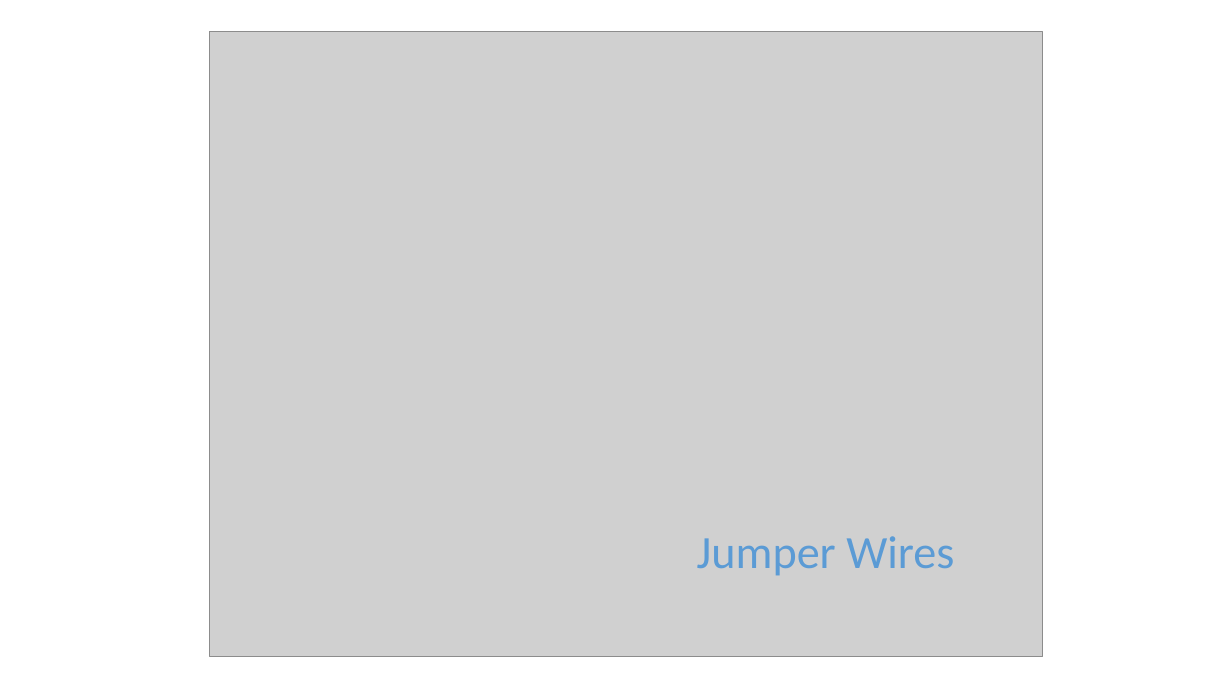
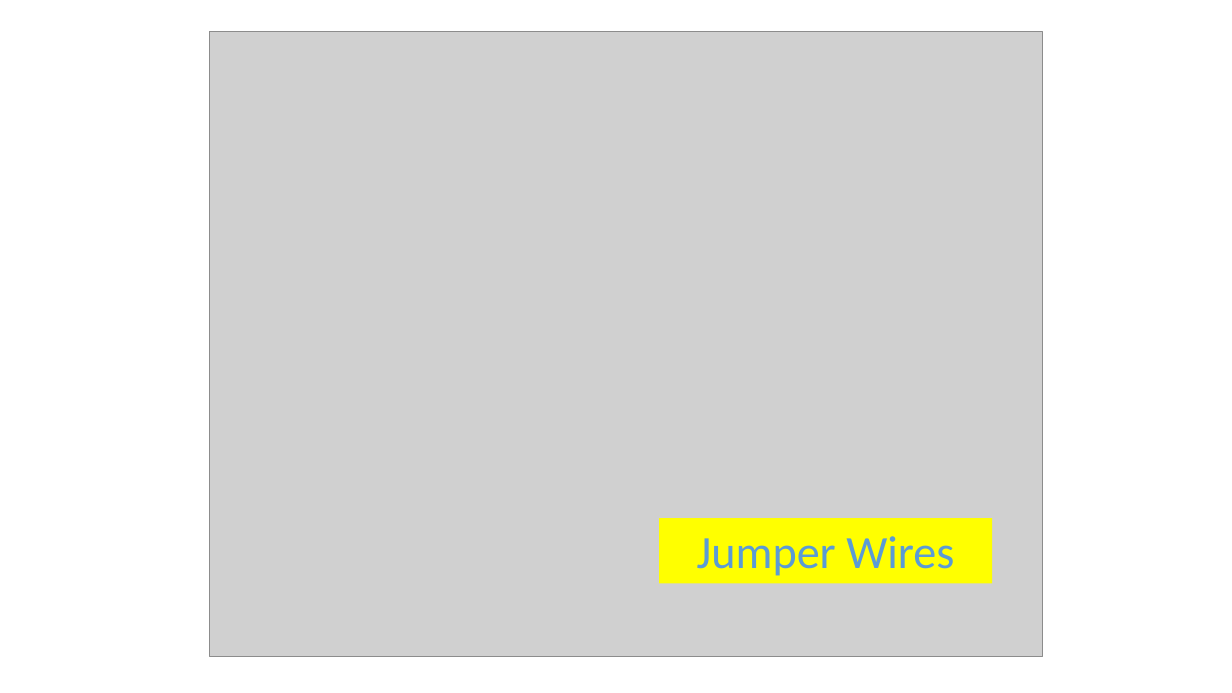
Before and after one commit to kamoteqv2/project-comsophil-files, a slide deck: slide 7 of lesson1/pre-requisites-training-materials.pptx. Drawn at 1232x693 pixels with LibreOffice and Linux fonts; fonts in the diff are those of the drawing; grey boxes stand for pictures. Boxes give left, top, right and bottom in pixels: in the first picture for what was removed or moved away, otherwise in the second. Text is boxed around its words. In the diff, an @@ line names an element or a change of style, - is before the commit and + after.

```diff
--- a/lesson1/pre-requisites-training-materials.pptx
+++ b/lesson1/pre-requisites-training-materials.pptx
@@ rectangle "Jumper Wires" resized from (x1=697, y1=536, x2=954, y2=576) to (x1=659, y1=518, x2=992, y2=584) @@
@@ rectangle "Jumper Wires" at (x1=659, y1=518, x2=992, y2=584): fill none to #FFFF00 @@
```
Also in this commit, not shown: 6 other slides changed, 1 slide added, 1 slide removed, 1 other file.
